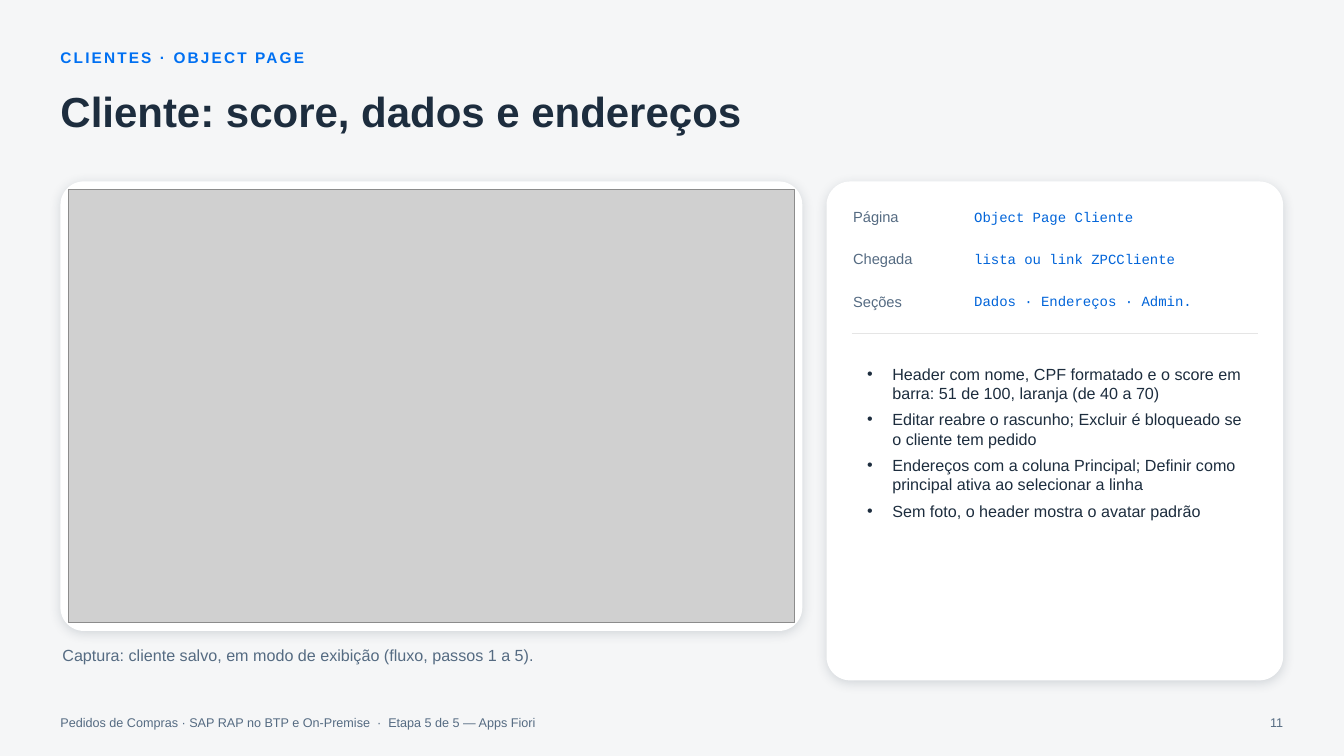
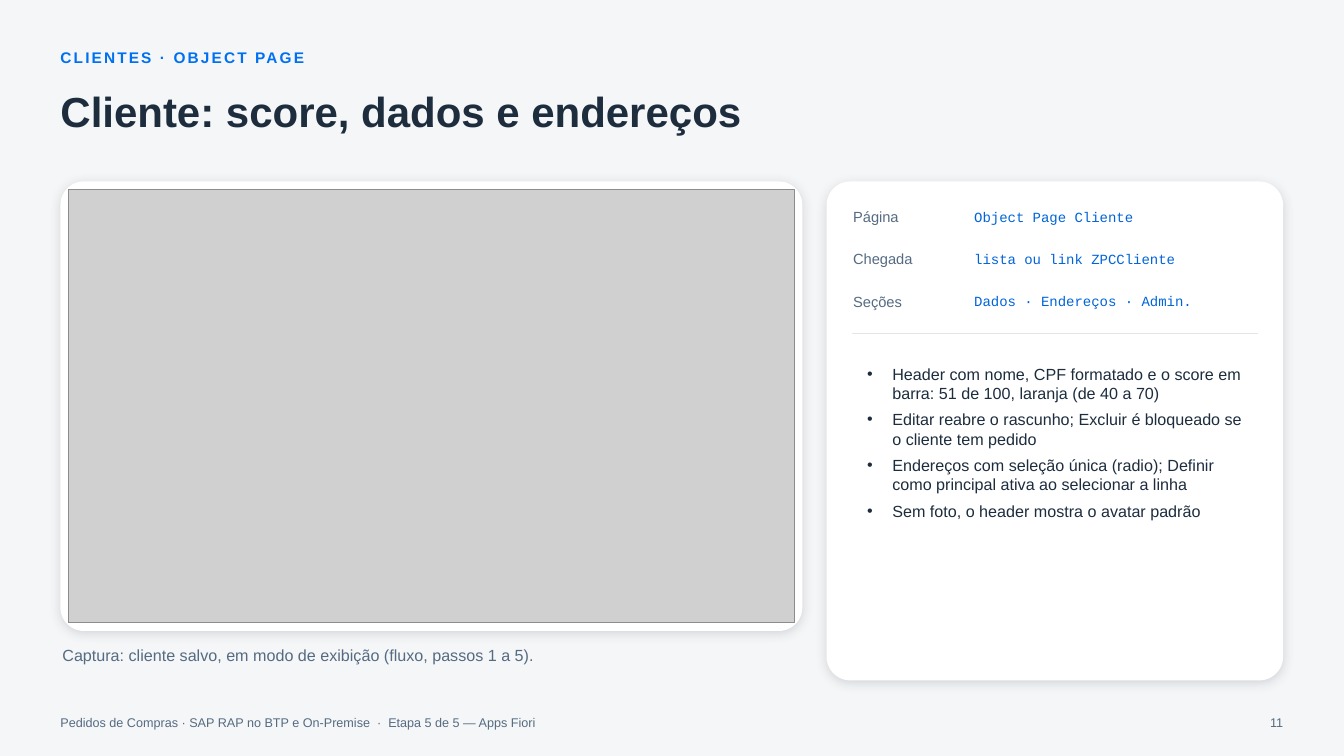
Before and after one commit to AdrianoBispo/sap-abap-rap-pedidos-de-compras-app, a slide deck: slide 11 of docs/apresentacoes/05-apps-fiori.pptx. Drawn at 1344x756 pixels with LibreOffice and Linux fonts; fonts in the diff are those of the drawing; grey boxes stand for pictures. Boxes give left, top, right and bottom in pixels: in the first picture for what was removed or moved away, otherwise in the second. Text is boxed around its words. In the diff, an @@ line names an element or a change of style, - is before the commit and + after.

```diff
--- a/docs/apresentacoes/05-apps-fiori.pptx
+++ b/docs/apresentacoes/05-apps-fiori.pptx
@@ text at (892,459,1214,494): text changed @@
-• Endereços com a coluna Principal; Definir como principal ativa ao selecionar a linha
+• Endereços com seleção única (radio); Definir como principal ativa ao selecionar a linha
```
Also in this commit, not shown: 5 other slides changed, 2 slides added.
